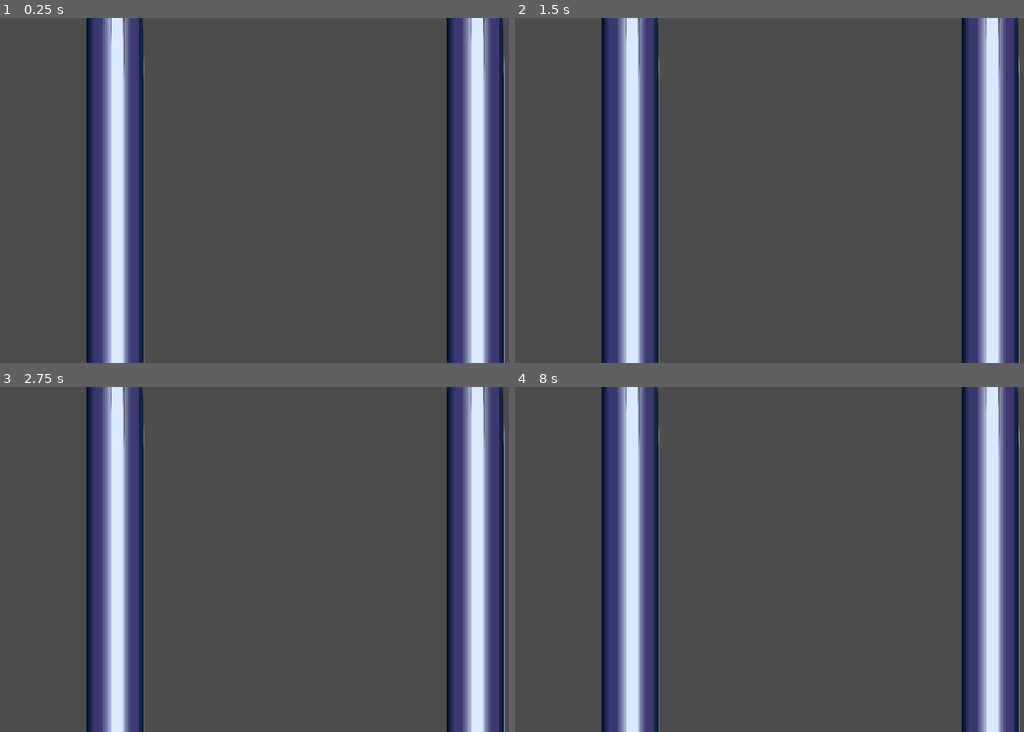
Above: before the commit, frames 1-4 (two rows, left to right).
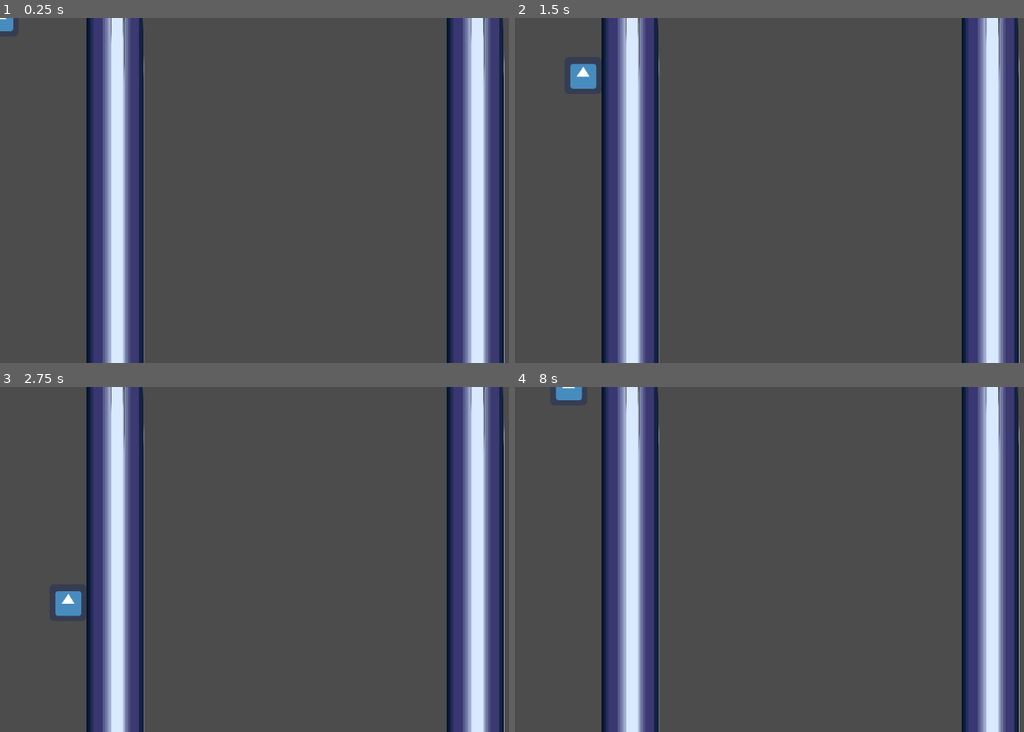
Above: after the commit, the same moments.

Repository: hgcummings/garbage-crusher
Game: Godot game, scene res://Main.tscn
Two runs of this game, one before a commit and one after it. Both use one fixed random seed, a clock stepped at 60 frames per second and the inputs below. The engine's default icon, where the game draws it, is replaced by a stand-in: a white triangle on a blue panel in a dark square.
Inputs:
- Up to frame 1 (0.25 s): no input
- Up to frame 2 (1.5 s): tap Enter at 0.5 s; hold D 0.53-1.28 s; tap Space at 1.25 s; hold S from 1.28 s (still down)
- Up to frame 3 (2.75 s): release S at 2.03 s; hold D from 2.03 s (still down)
- Up to frame 4 (8 s): tap Enter at 2.75, 5 s; release D at 2.78 s; hold W 2.78-3.53 s; hold A 3.53-5.03 s; tap Space at 4.25, 5.75 s; hold S 5.03-5.78 s; hold D 5.78-6.53 s; hold W 6.53-7.28 s; hold D from 7.28 s (still down)

The runs differ from the first frame. In frame 1, 0.1% of the frame differs, in the area x 0-3%, y 0-4%; in frame 2, 0.4%, in the area x 10-16%, y 13-21%; in frame 3, 0.4%; in frame 4, 0.2%.

Commit message:
Add simple character controller

Diff:
--- a/Main.tscn
+++ b/Main.tscn
@@ -1,6 +1,7 @@
-[gd_scene load_steps=2 format=2]
+[gd_scene load_steps=3 format=2]
 
 [ext_resource path="res://Wall.tscn" type="PackedScene" id=1]
+[ext_resource path="res://Player.tscn" type="PackedScene" id=2]
 
 [node name="Node2D" type="Node2D"]
 
@@ -9,3 +10,5 @@
 
 [node name="KinematicBody2D2" parent="." instance=ExtResource( 1 )]
 position = Vector2( 824, 600 )
+
+[node name="Player" parent="." instance=ExtResource( 2 )]
--- /dev/null
+++ b/Player.tscn
@@ -0,0 +1,16 @@
+[gd_scene load_steps=4 format=2]
+
+[ext_resource path="res://icon.png" type="Texture" id=1]
+[ext_resource path="res://PlayerMovement.gd" type="Script" id=2]
+
+[sub_resource type="RectangleShape2D" id=1]
+extents = Vector2( 32, 32 )
+
+[node name="Player" type="KinematicBody2D"]
+script = ExtResource( 2 )
+
+[node name="Sprite" type="Sprite" parent="."]
+texture = ExtResource( 1 )
+
+[node name="CollisionShape2D" type="CollisionShape2D" parent="."]
+shape = SubResource( 1 )
--- /dev/null
+++ b/PlayerMovement.gd
@@ -0,0 +1,23 @@
+extends KinematicBody2D
+
+var SPEED = 500
+
+var inputDirection = Vector2.ZERO
+var movementVector = Vector2.ZERO
+
+func process_inputs():
+	# Process inputs
+	inputDirection = Vector2.ZERO
+	if Input.is_key_pressed(KEY_W) or Input.is_key_pressed(KEY_UP):
+		inputDirection += Vector2.UP
+	if Input.is_key_pressed(KEY_S) or Input.is_key_pressed(KEY_DOWN):
+		inputDirection += Vector2.DOWN
+	if Input.is_key_pressed(KEY_A) or Input.is_key_pressed(KEY_LEFT):
+		inputDirection += Vector2.LEFT
+	if Input.is_key_pressed(KEY_D) or Input.is_key_pressed(KEY_RIGHT):
+		inputDirection += Vector2.RIGHT
+
+func _physics_process(delta):
+	process_inputs()
+	movementVector = inputDirection * SPEED
+	move_and_slide(movementVector)
